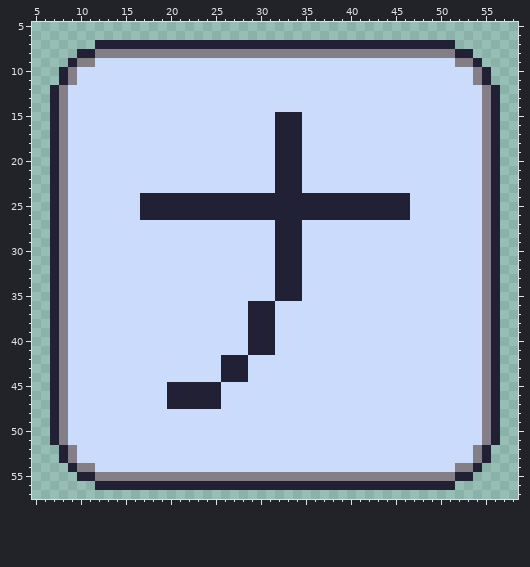
One commit to this pixel-art sprite: assets/images/item/007.png. The first picture shows the starting point.
The file is 64x64 pixels. Shown: x 5..58, y 5..57.
After the commit:
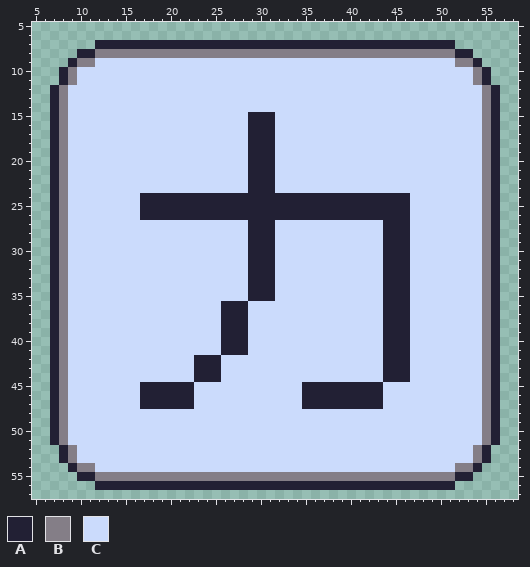
Palette (. is transparent): A #222034  B #847e87  C #cbdbfc
From old to new:
y 15..23: x 29..34 CCCAAA -> AAACCC
y 27..35: x 29..34 CCCAAA -> AAACCC; x 44..46 CCC -> AAA
y 36..41: x 26..31 CCCAAA -> AAACCC; x 44..46 CCC -> AAA
y 42..44: x 23..28 CCCAAA -> AAACCC; x 44..46 CCC -> AAA
y 45..47: x 17..19 CCC -> AAA; x 23..25 AAA -> CCC; x 35..43 CCCCCCCCC -> AAAAAAAAA
